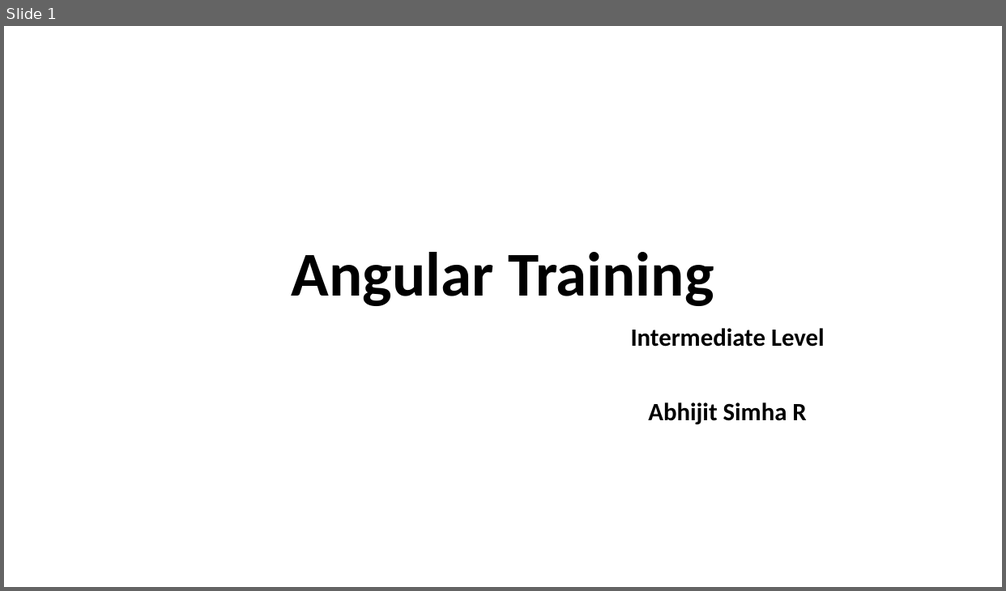
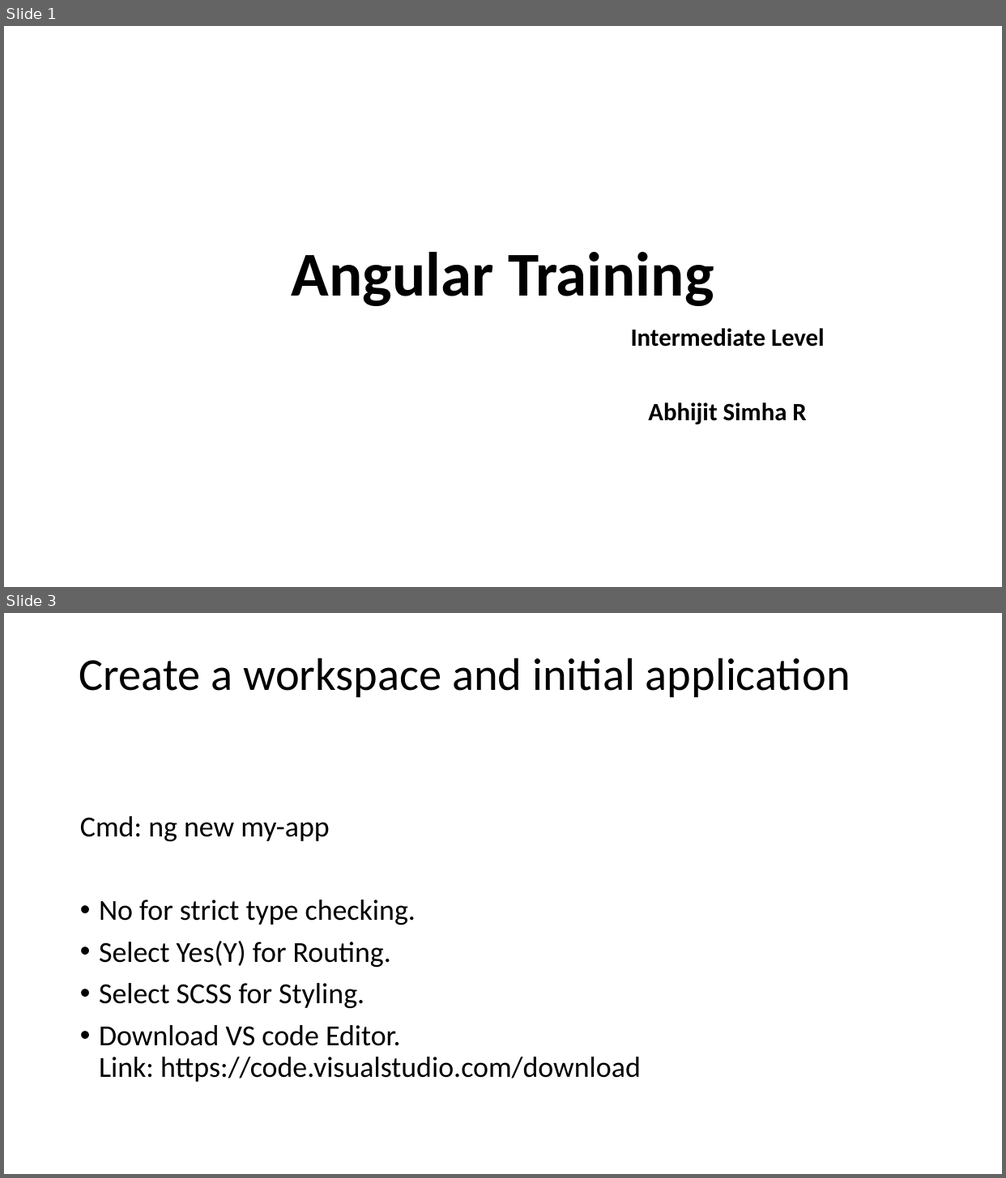
Before and after one commit to simhaabhijit/Angular-Training-Intermediate, a slide deck: Angular Intermediate Level Training PPT.pptx. Shown one above the other, each under a label of ours: slide 1 before the commit, slides 1 and 3 after it; the slides between them are not shown. The pictures are 1006x591 and 1006x1178 pixels, drawn with LibreOffice and Linux fonts; fonts in the diff are those of the drawing. Boxes give left, top, right and bottom in pixels: in the first picture for what was removed or moved away, otherwise in the second. Text is boxed around its words. In the diff, an @@ line names an element or a change of style, - is before the commit and + after.

```diff
--- a/Angular Intermediate Level Training PPT.pptx
+++ b/Angular Intermediate Level Training PPT.pptx
@@ slide 3 added at [4,613,1002,1174], background #FFFFFF @@
@@ title added at [79,658,850,697], 44 pt, text #000000 @@
+Create a workspace and initial application
@@ text added at [80,816,641,1082], 28 pt, text #000000 @@
+Cmd: ng new my-app
+• No for strict type checking.
+• Select Yes(Y) for Routing.
+• Select SCSS for Styling.
+• Download VS code Editor.
+  Link: https://code.visualstudio.com/download
```
Also in this commit, not shown: 8 other slides added, 4 slides removed, 24 other files.
